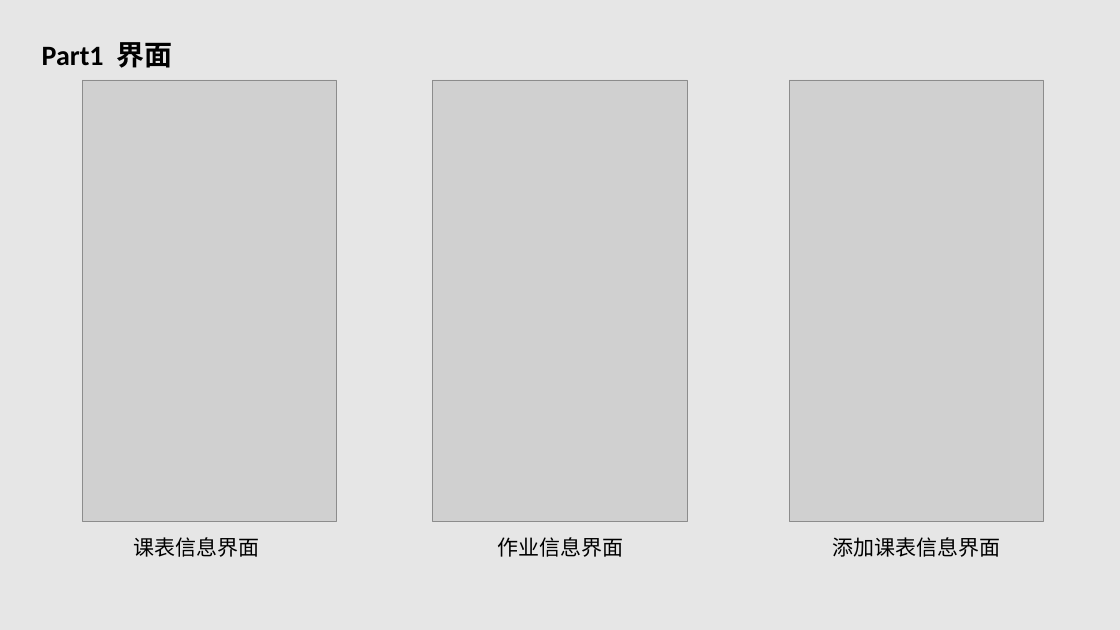
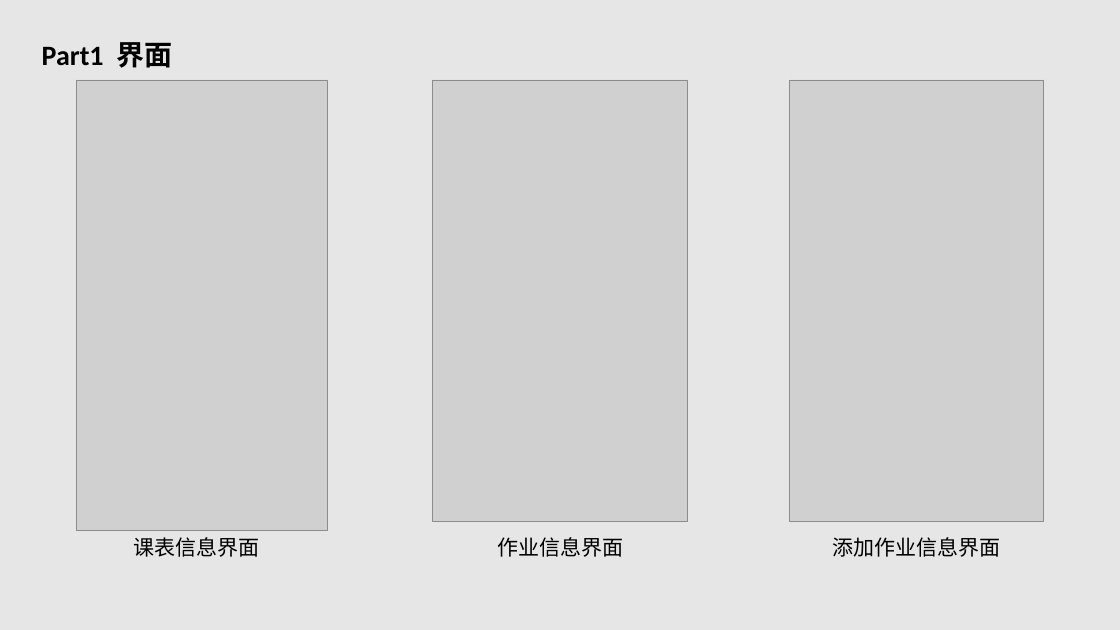
Before and after one commit to G03-LHL/SE2018--G03, a slide deck: slide 5 of 604/SE2018春-G03-测试阶段PPT.pptx. Drawn at 1120x630 pixels with LibreOffice and Linux fonts; fonts in the diff are those of the drawing; grey boxes stand for pictures. Boxes give left, top, right and bottom in pixels: in the first picture for what was removed or moved away, otherwise in the second. Text is boxed around its words. In the diff, an @@ line names an element or a change of style, - is before the commit and + after.

```diff
--- a/604/SE2018春-G03-测试阶段PPT.pptx
+++ b/604/SE2018春-G03-测试阶段PPT.pptx
@@ picture: place and size @@
-picture at bbox=[82, 80, 337, 522]
+picture at bbox=[76, 80, 328, 530]
@@ text at bbox=[832, 537, 1000, 557]: text changed @@
-添加课表信息界面
+添加作业信息界面
```
Also in this commit, not shown: 8 other slides changed, 1 slide added.
